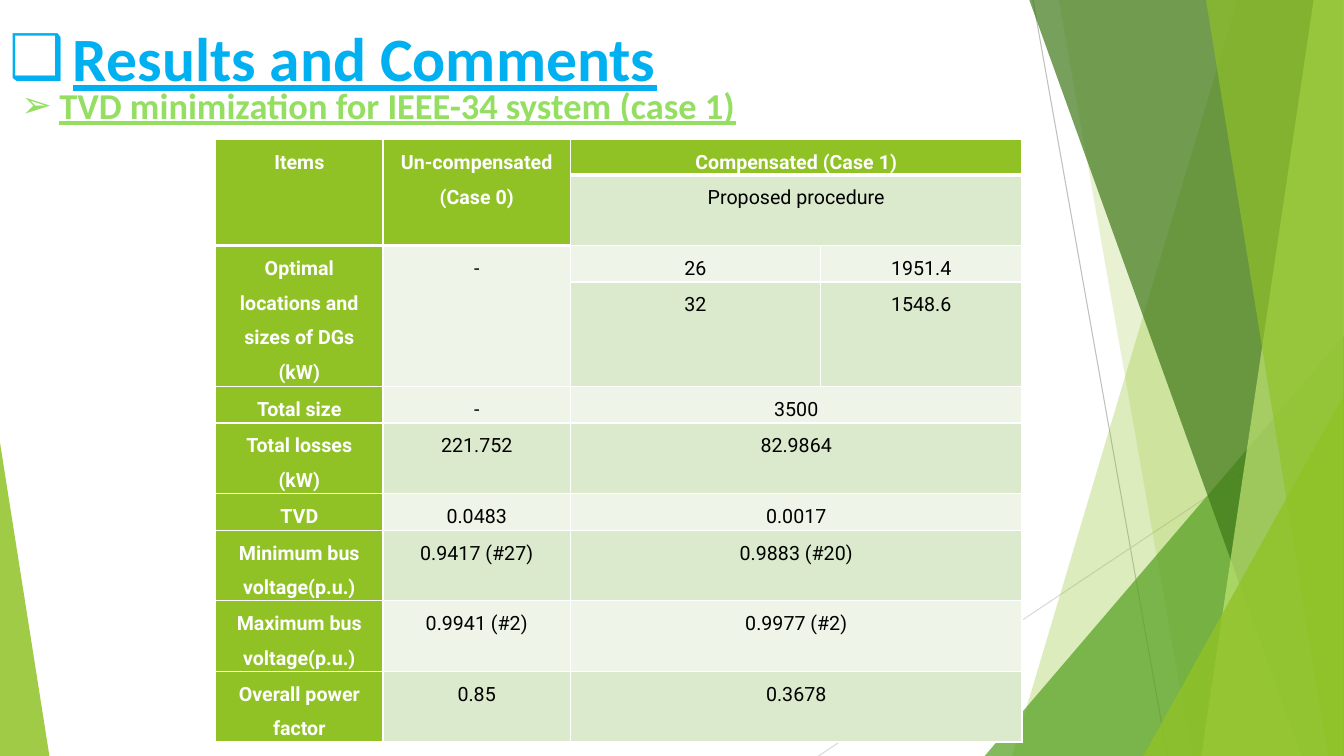
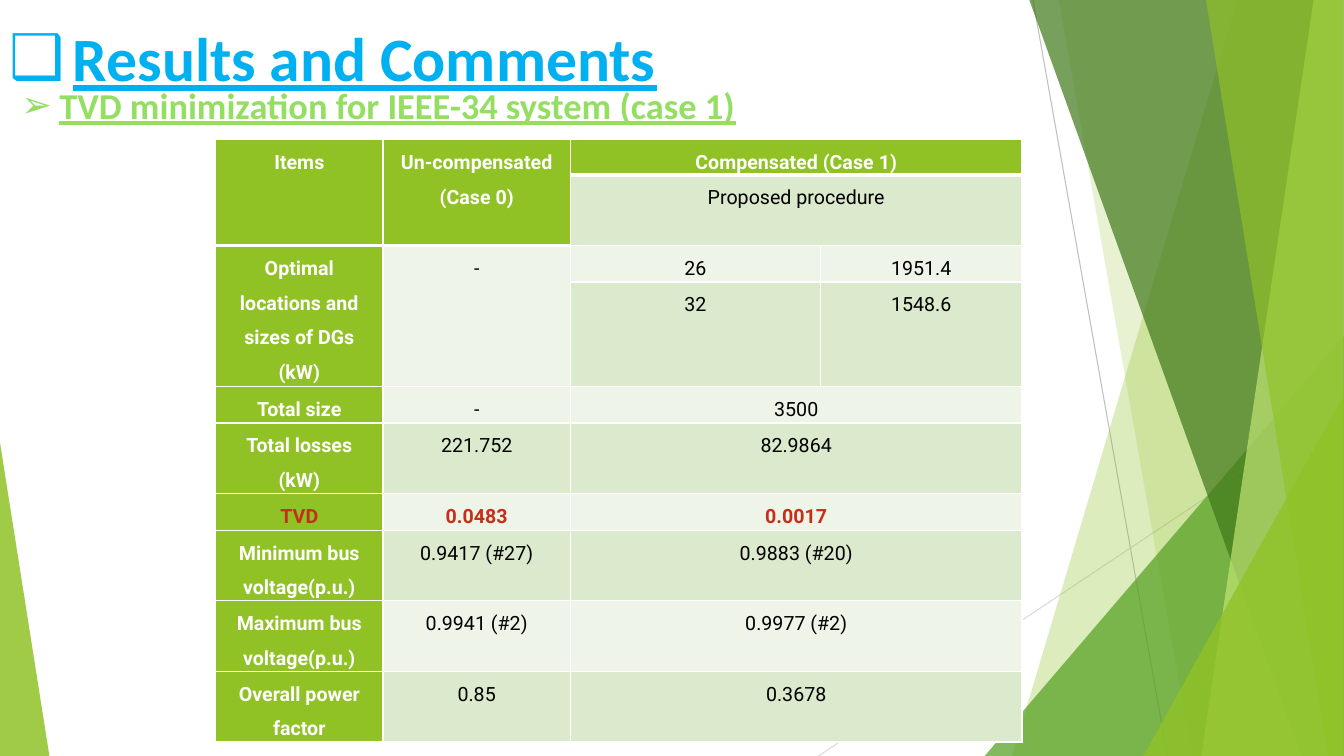
Before and after one commit to moustafashahin122/AOA-Graduation-Project-2022-, a slide deck: slide 44 of code/AOA_objects/results/grad_presentation/Presentation.pptx (slide 43 before the commit). Drawn at 1344x756 pixels with LibreOffice and Linux fonts; fonts in the diff are those of the drawing. Boxes give left, top, right and bottom in pixels: in the first picture for what was removed or moved away, otherwise in the second. Text is boxed around its words. In the diff, an @@ line names an element or a change of style, - is before the commit and + after.

```diff
--- a/code/AOA_objects/results/grad_presentation/Presentation.pptx
+++ b/code/AOA_objects/results/grad_presentation/Presentation.pptx
@@ table at box(216, 139, 1022, 739) @@
@@ text colour #FFFFFF to #C42F1A in "TVD" @@
@@ text colour #000000 to #C42F1A, bold on in "0.0483", "0.0017" @@
```
Also in this commit, not shown: 21 other slides changed, 1 slide added, 6 other files.
